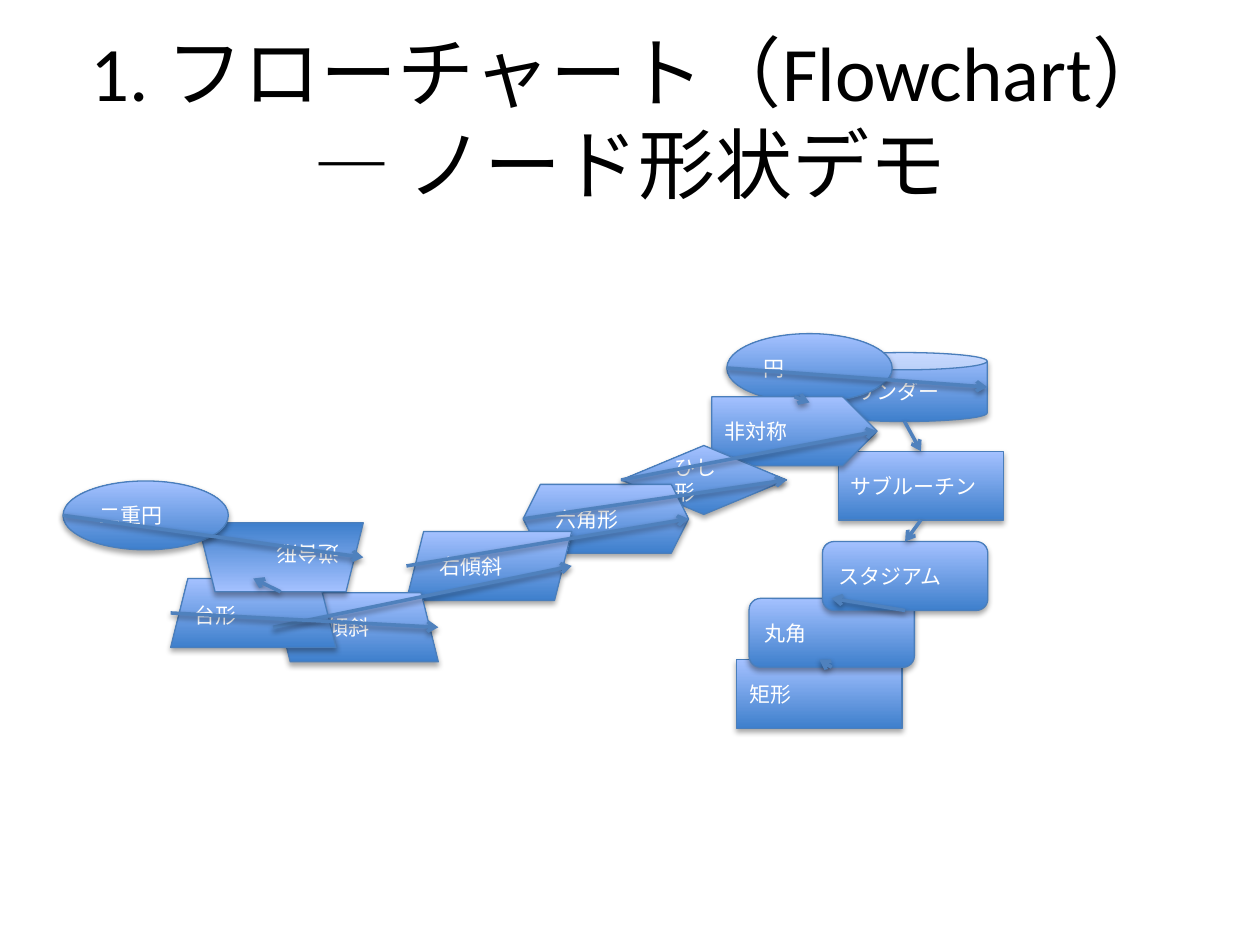
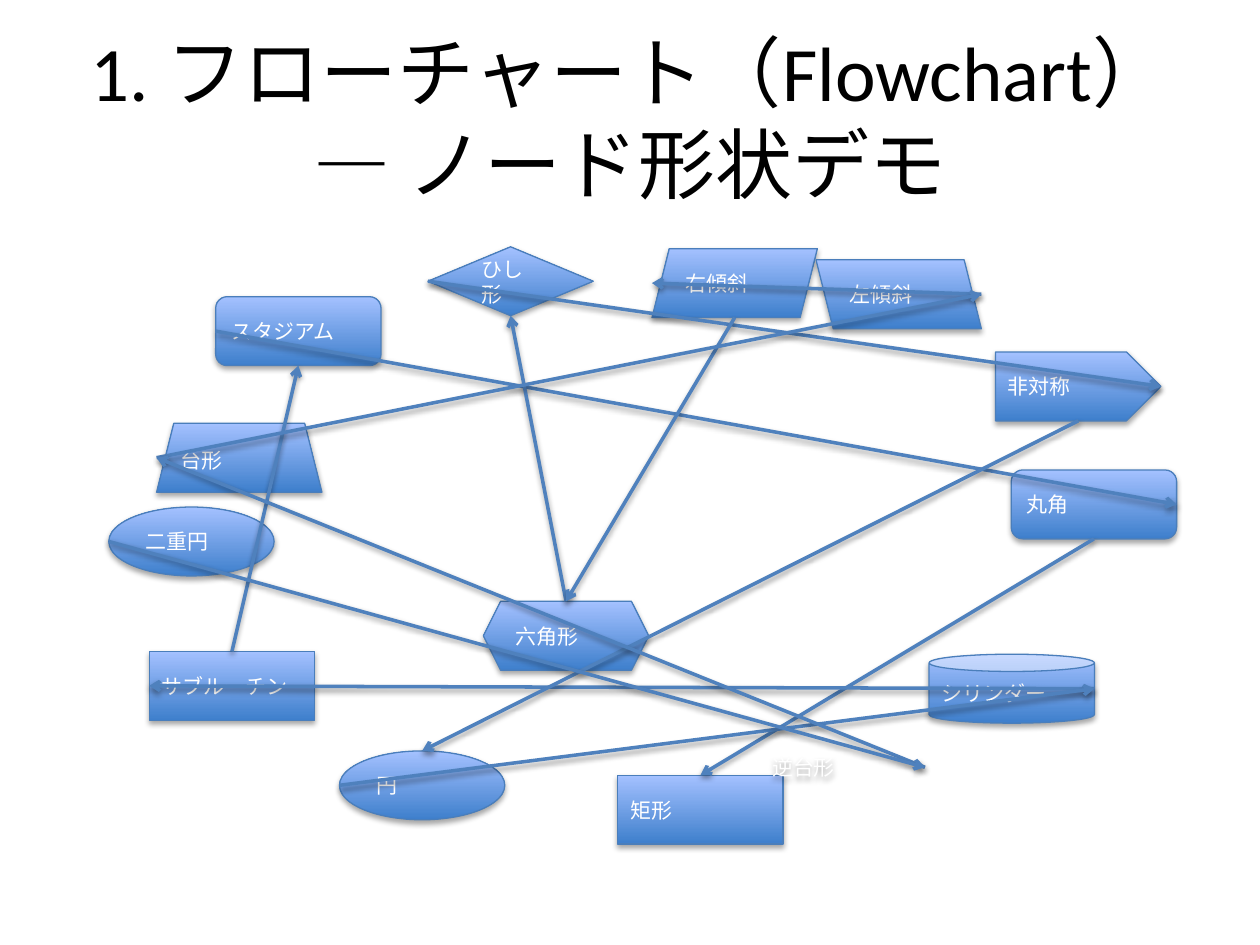
Before and after one commit to notfolder/qmd_to_pptx, a slide deck: slide 13 of demo_full.pptx. Drawn at 1260x945 pixels with LibreOffice and Linux fonts; fonts in the diff are those of the drawing. Boxes give left, top, right and bottom in pixels: in the first picture for what was removed or moved away, otherwise in the second. Text is boxed around its words. In the diff, an @@ line names an element or a change of style, - is before the commit and + after.

Commit message:
UMLダイアグラムのノード配置を改善し、重なりを軽減するためにkamada_kawai_layoutを追加。フォールバックとしてspring_layoutを使用。FlowchartRendererのテストを更新し、グループ化の成功と失敗に応じたShapeの数を確認。

```diff
--- a/demo_full.pptx
+++ b/demo_full.pptx
@@ diamond "ひし形": place and size @@
-diamond "ひし形" at [621, 446, 786, 515]
+diamond "ひし形" at [428, 247, 593, 316]
@@ parallelogram "右傾斜": place and size @@
-parallelogram "右傾斜" at [407, 532, 572, 601]
+parallelogram "右傾斜" at [651, 248, 816, 318]
@@ parallelogram "左傾斜": place and size @@
-parallelogram "左傾斜" at [273, 592, 438, 662]
+parallelogram "左傾斜" at [816, 260, 982, 329]
@@ arrow moved from (438, 627) - (170, 612) to (982, 295) - (156, 457) @@
@@ rounded rectangle "スタジアム": place and size @@
-rounded rectangle "スタジアム" at [823, 542, 988, 611]
+rounded rectangle "スタジアム" at [215, 296, 381, 365]
@@ arrow moved from (877, 431) - (621, 480) to (1160, 387) - (428, 281) @@
@@ arrow moved from (572, 566) - (273, 627) to (651, 284) - (982, 295) @@
@@ arrow moved from (786, 480) - (523, 519) to (510, 316) - (566, 601) @@
@@ arrow moved from (688, 519) - (407, 566) to (566, 601) - (735, 318) @@
@@ arrow moved from (832, 598) - (905, 610) to (1177, 504) - (215, 331) @@
@@ pentagon arrow "非対称": place and size @@
-pentagon arrow "非対称" at [712, 397, 877, 466]
+pentagon arrow "非対称" at [995, 352, 1160, 421]
@@ arrow moved from (905, 542) - (921, 520) to (299, 365) - (232, 651) @@
@@ trapezoid "台形": place and size @@
-trapezoid "台形" at [170, 578, 335, 648]
+trapezoid "台形" at [156, 423, 321, 493]
@@ arrow moved from (809, 402) - (795, 397) to (422, 751) - (1079, 421) @@
@@ arrow moved from (253, 578) - (281, 592) to (156, 457) - (925, 767) @@
@@ rounded rectangle "丸角": place and size @@
-rounded rectangle "丸角" at [748, 598, 914, 668]
+rounded rectangle "丸角" at [1012, 470, 1177, 539]
@@ ellipse "二重円": place and size @@
-ellipse "二重円" at [63, 481, 228, 551]
+ellipse "二重円" at [108, 507, 273, 576]
@@ arrow moved from (819, 660) - (832, 668) to (701, 775) - (1094, 539) @@
@@ arrow moved from (363, 557) - (63, 515) to (925, 767) - (108, 542) @@
@@ hexagon "六角形": place and size @@
-hexagon "六角形" at [523, 484, 688, 553]
+hexagon "六角形" at [484, 601, 649, 670]
@@ rectangle "サブルーチン": place and size @@
-rectangle "サブルーチン" at [838, 451, 1003, 520]
+rectangle "サブルーチン" at [149, 651, 314, 721]
@@ cylinder "シリンダー": place and size @@
-cylinder "シリンダー" at [822, 353, 987, 422]
+cylinder "シリンダー" at [929, 654, 1094, 723]
@@ arrow moved from (921, 451) - (905, 422) to (149, 685) - (1095, 689) @@
@@ arrow moved from (988, 387) - (727, 368) to (1095, 689) - (339, 785) @@
@@ inverted trapezoid "逆台形": place and size @@
-inverted trapezoid "逆台形" at [198, 523, 363, 592]
+inverted trapezoid "逆台形" at [760, 733, 925, 803]
@@ inverted trapezoid "逆台形" at [760, 733, 925, 803]: trapezoid to inverted trapezoid; mirrored @@
@@ ellipse "円": place and size @@
-ellipse "円" at [727, 334, 892, 403]
+ellipse "円" at [339, 751, 504, 820]
@@ rectangle "矩形": place and size @@
-rectangle "矩形" at [737, 660, 902, 730]
+rectangle "矩形" at [617, 775, 782, 844]
```
Also in this commit, not shown: 5 other slides changed, 5 other files.
